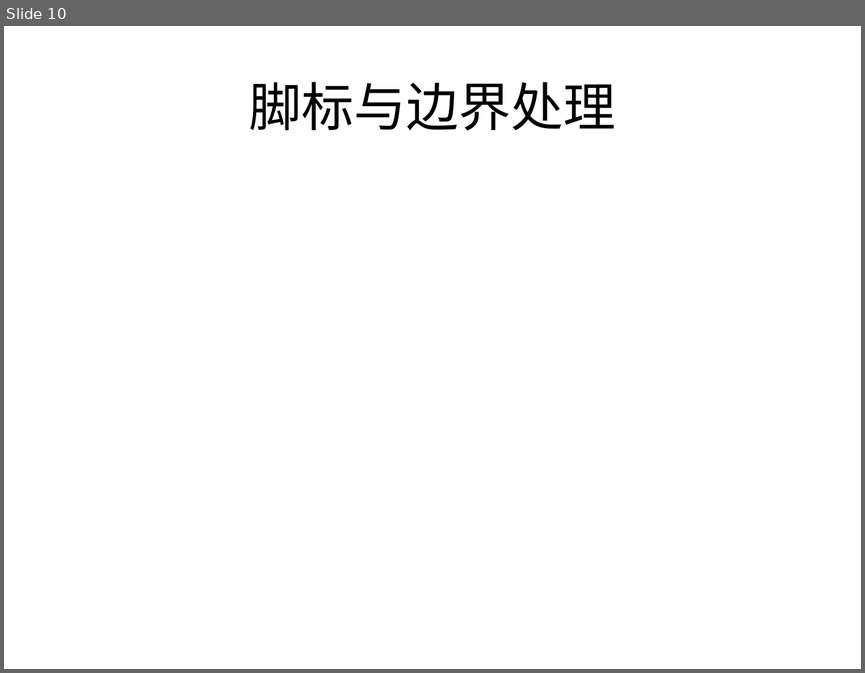
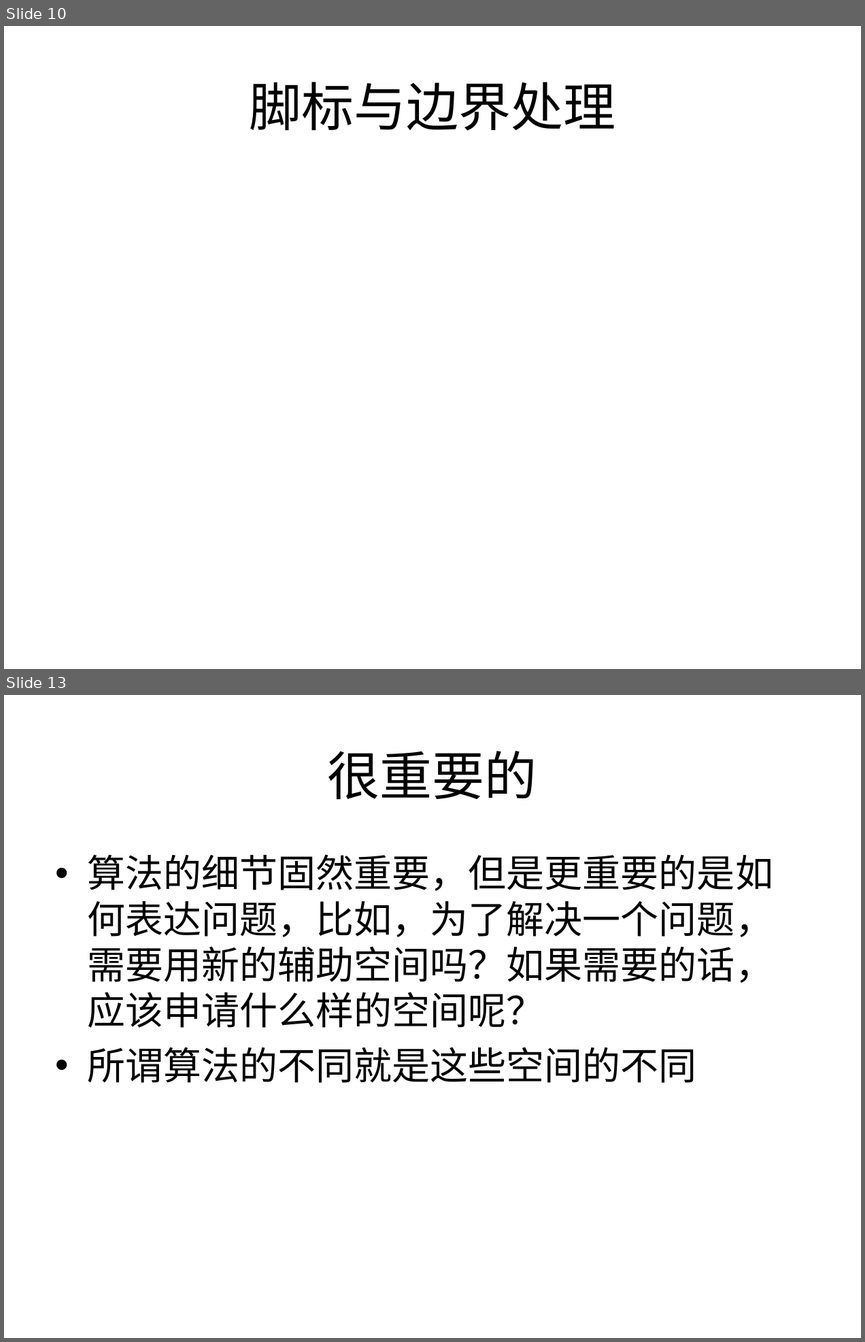
Before and after one commit to houjingbiao/leetcode, a slide deck: solutions/conclusion.ppt. Shown one above the other, each under a label of ours: slide 10 before the commit, slides 10 and 13 after it; the slides between them are not shown. The pictures are 865x673 and 865x1342 pixels, drawn with LibreOffice and Linux fonts; fonts in the diff are those of the drawing. Boxes give left, top, right and bottom in pixels: in the first picture for what was removed or moved away, otherwise in the second. Text is boxed around its words. In the diff, an @@ line names an element or a change of style, - is before the commit and + after.

```diff
--- a/solutions/conclusion.ppt
+++ b/solutions/conclusion.ppt
@@ slide 13 added at [4, 695, 861, 1338], background #FFFFFF @@
@@ title added at [328, 751, 537, 799], 44 pt, text #000000 @@
+很重要的
@@ text added at [88, 854, 773, 1083], 32 pt, text #000000 @@
+• 算法的细节固然重要，但是更重要的是如何表达问题，比如，为了解决一个问题，需要用新的辅助空间吗？如果需要的话，应该申请什么样的空间呢？
+• 所谓算法的不同就是这些空间的不同
```
Also in this commit, not shown: 3 other slides added, 1 other file.
